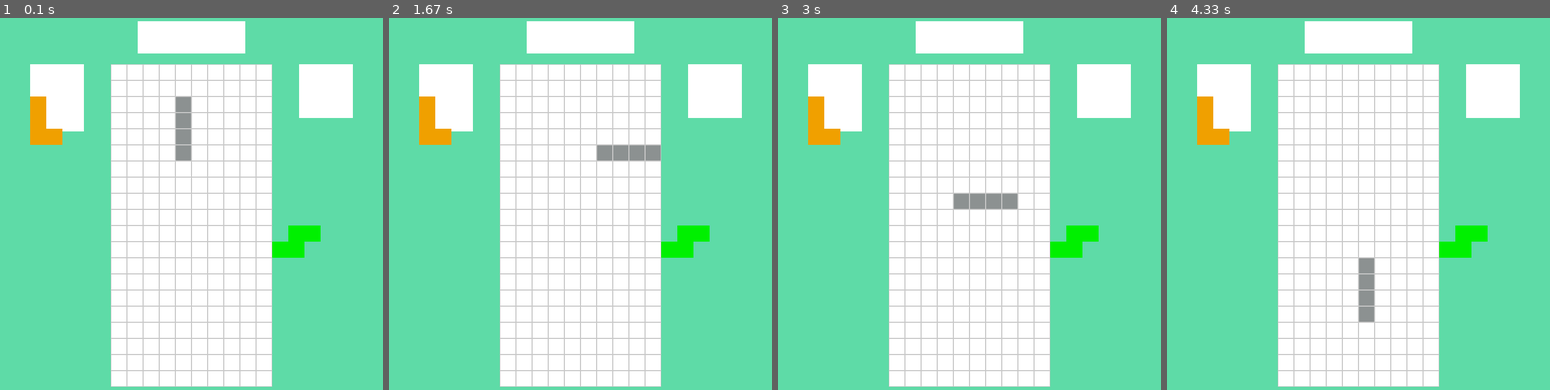
Above: before the commit, frames 1-4 (left to right).
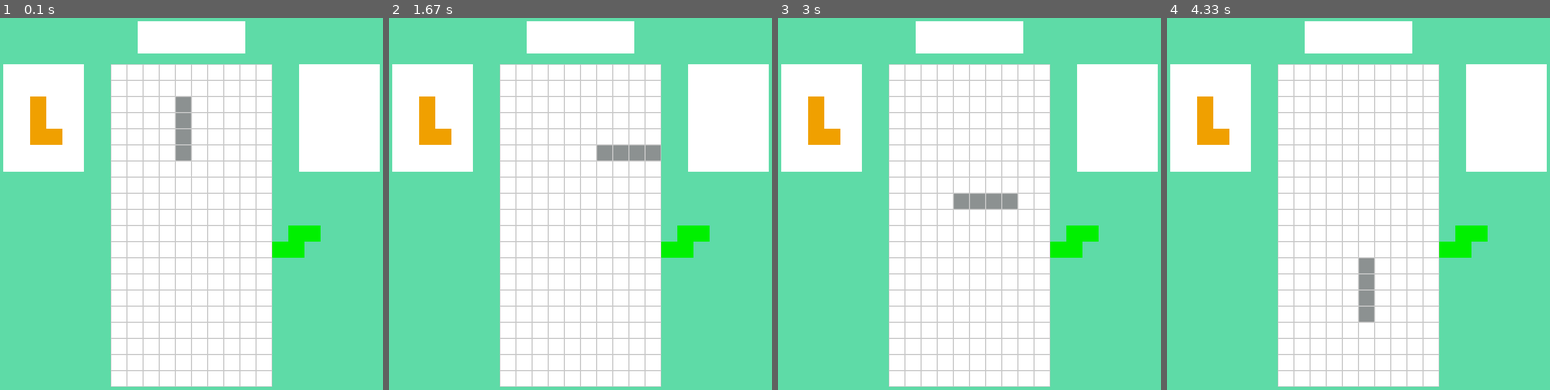
Above: after the commit, the same moments.

Repository: SamiFatmi/Tetris-AI
Game: pygame game, started from tetris_pygame.py
The game is run twice, just before and just after one commit, with the same random seed, the same clock (stepped at 60 frames per second) and the same inputs.
Inputs:
- Up to frame 1 (0.1 s): no input
- Up to frame 2 (1.67 s): hold Right 0.33-0.8 s; hold Up 0.83-1.13 s; hold Right 1.17-1.63 s
- Up to frame 3 (3 s): hold Left 1.67-2.2 s; hold Down 2.23-2.53 s; hold Left 2.57-2.97 s
- Up to frame 4 (4.33 s): hold Up 3-3.37 s; hold Right 3.4-4.03 s; hold Down from 4.07 s (still down)

The runs differ from the first frame. In frame 1, 7.3% of the frame differs, in the area x 0-100%, y 12-42%; in frame 2, 7.3%; in frame 3, 7.3%; in frame 4, 7.3%.

Commit message:
Adjusting the "hold" and "next piece" spaces

Diff:
--- a/tetris_pygame.py
+++ b/tetris_pygame.py
@@ -24,9 +24,9 @@
 
 # spaceholders
 play_space=pygame.Rect(int(main_window_size*0.625/2),int(main_window_size*0.25/2),10*square_size,20*square_size)
-hold_space = pygame.Rect(int(main_window_size*0.125),int(main_window_size*0.25/2),int(main_window_size*0.625/5),int(main_window_size*0.625/4))
+hold_space = pygame.Rect(main_window_size//16,main_window_size//8,int(main_window_size*0.1875),main_window_size//4)
 score_space = pygame.Rect(int(main_window_size*0.375),int(main_window_size*0.025),int(main_window_size*0.25),int(main_window_size*0.075))
-next_piece_space = pygame.Rect(int(main_window_size*0.75),int(main_window_size*0.25/2),int(main_window_size*0.625/5),int(main_window_size*0.625/5))
+next_piece_space = pygame.Rect(int(main_window_size*0.75),int(main_window_size*0.25/2),int(main_window_size*0.1875),main_window_size//4)
 
 # clock
 clock = pygame.time.Clock()
